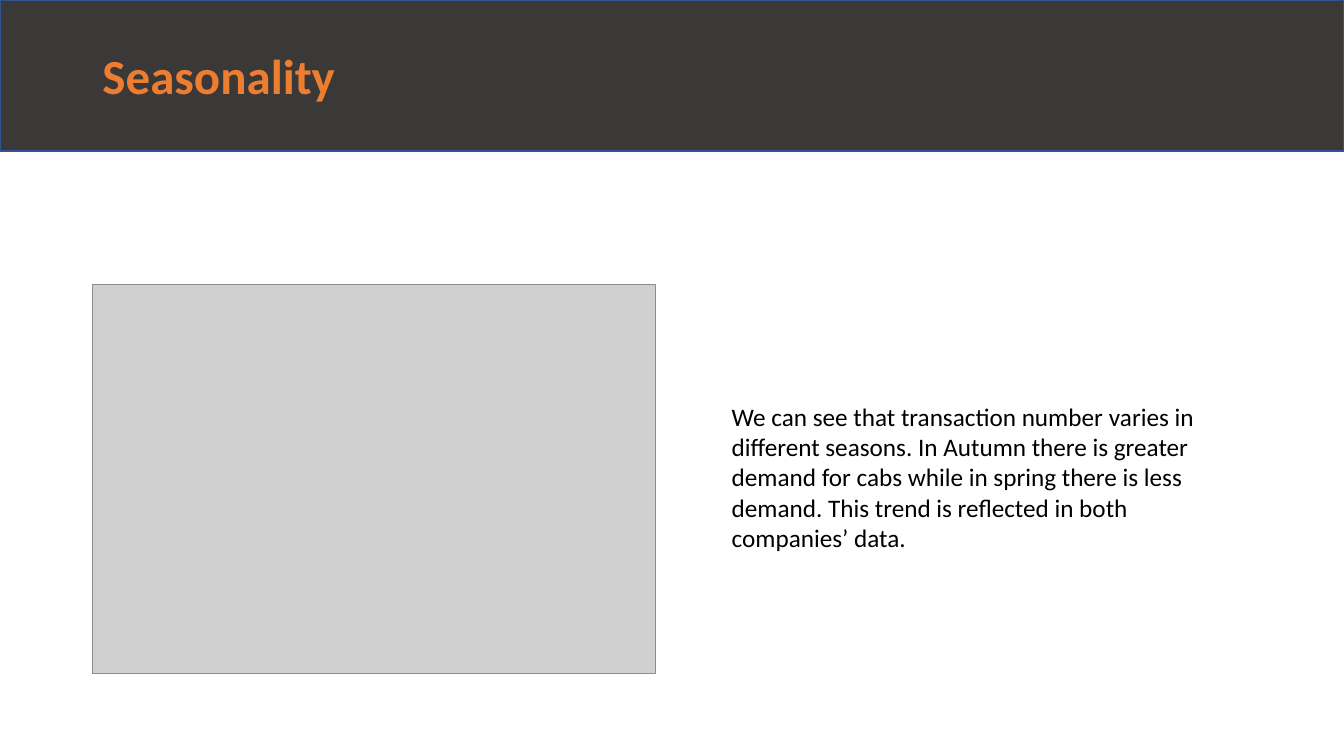
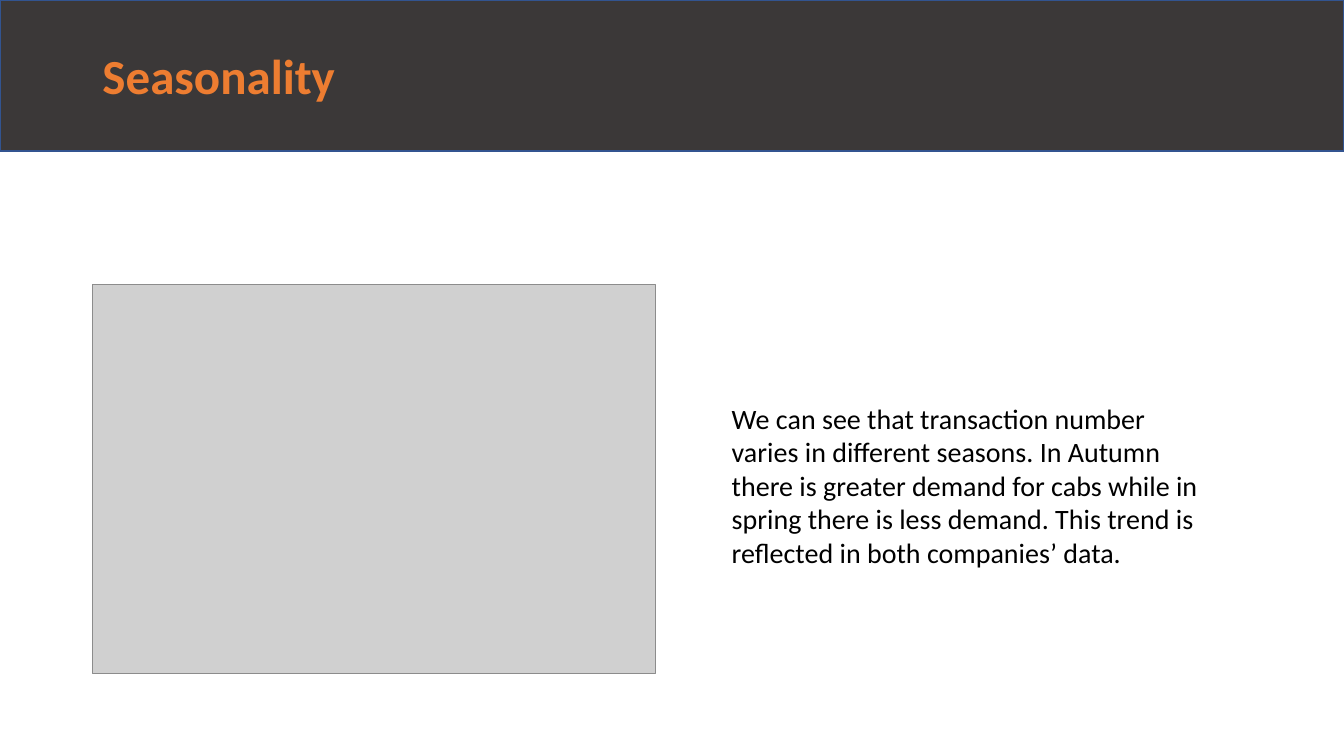
Before and after one commit to Jilin326/DataSets, a slide deck: slide 9 of DataGlacierPresentation.pptx (slide 8 before the commit). Drawn at 1344x756 pixels with LibreOffice and Linux fonts; fonts in the diff are those of the drawing; grey boxes stand for pictures. Boxes give left, top, right and bottom in pixels: in the first picture for what was removed or moved away, otherwise in the second. Text is boxed around its words. In the diff, an @@ line names an element or a change of style, - is before the commit and + after.

Commit message:
Add DataIntakeReport and make some adjustments to slides

```diff
--- a/DataGlacierPresentation.pptx
+++ b/DataGlacierPresentation.pptx
@@ text "We can see that transaction ..." at (732, 409, 1197, 568): size 18 to 20 pt @@
```
Also in this commit, not shown: 5 other slides changed, 1 slide added, 6 other files.
